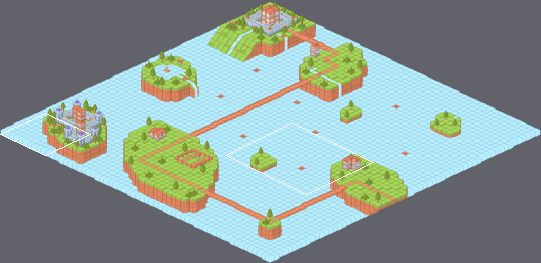
Level history. Tiled map: assets/level/Map/islas1.tmx. Above: a wide view before the commit, with the close-up outlined.
Close-up. As it was:
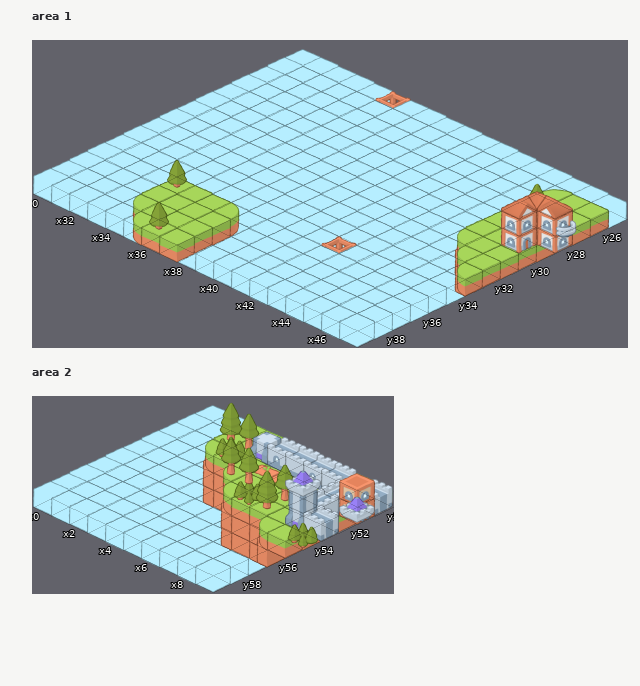
Cells are 232x110 px. Isometric: x runs down to the right, y down to the left. Shown: area 1 x 30..47, y 25..39; area 2 x 0..9, y 50..59. The commit also changed other parts of the map, which this record leaves out.
And afterwards:
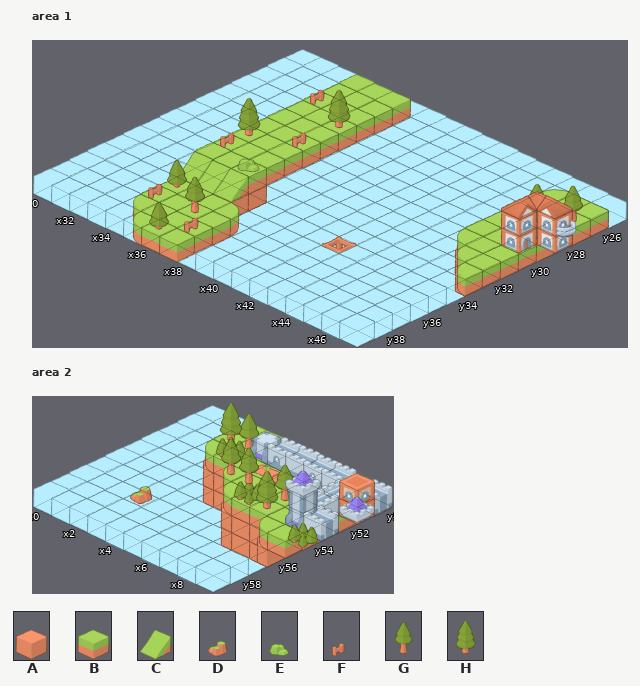
Key: from "Example": A 104 "dirt_center_N", B 112 "grass_center_N", C 189 "grass_slope_E", D 217 "rocks_dirt_E", E 223 "rocks_grass_W", F 486 "fence_woodEnd_S", G 574 "tree_pine_S", H 578 "tree_pineLarge_S".
_ is an empty cell, . an unchanged one.
Change:
--- layer "CapaSpawn", area 1
@@ x 35..36 @@
-34 __
-35 __
+34 AA
+35 AA
--- layer "2", area 1
@@ x 33..35 @@
-25 ___
-26 ___
-27 ___
-28 ___
-29 ___
-30 ___
-31 ___
-32 ___
-33 ___
-34 ___
+25 BBB
+26 BBB
+27 BBB
+28 BBB
+29 BBB
+30 BBB
+31 BBB
+32 BBB
+33 BBB
+34 CCC
--- layer "3", area 1
@@ x 32..34 @@
-26 _..
-27 .._
+26 F..
+27 ..H
@@ x 32..34 @@
-29 .._
-30 _..
-31 _..
+29 ..F
+30 H..
+31 F..
@@ x 33..36 @@
-36 _...
-37 ..._
+36 F...
+37 ...F
--- layer "4", area 1
@@ x 46..46 @@
-26 _
+26 G
@@ x 34..34 @@
-32 _
+32 E
@@ x 35..35 @@
-36 _
+36 G
--- layer "CapaSpawn", area 2
@@ x 2..2 @@
-56 _
+56 D
